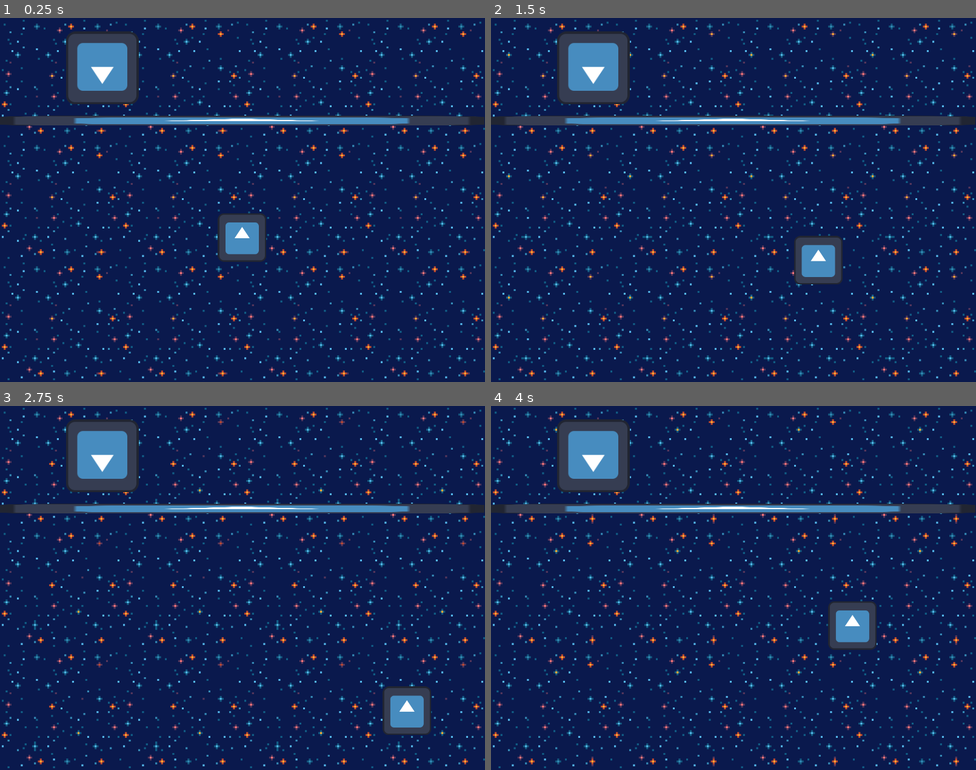
Above: before the commit, frames 1-4 (two rows, left to right).
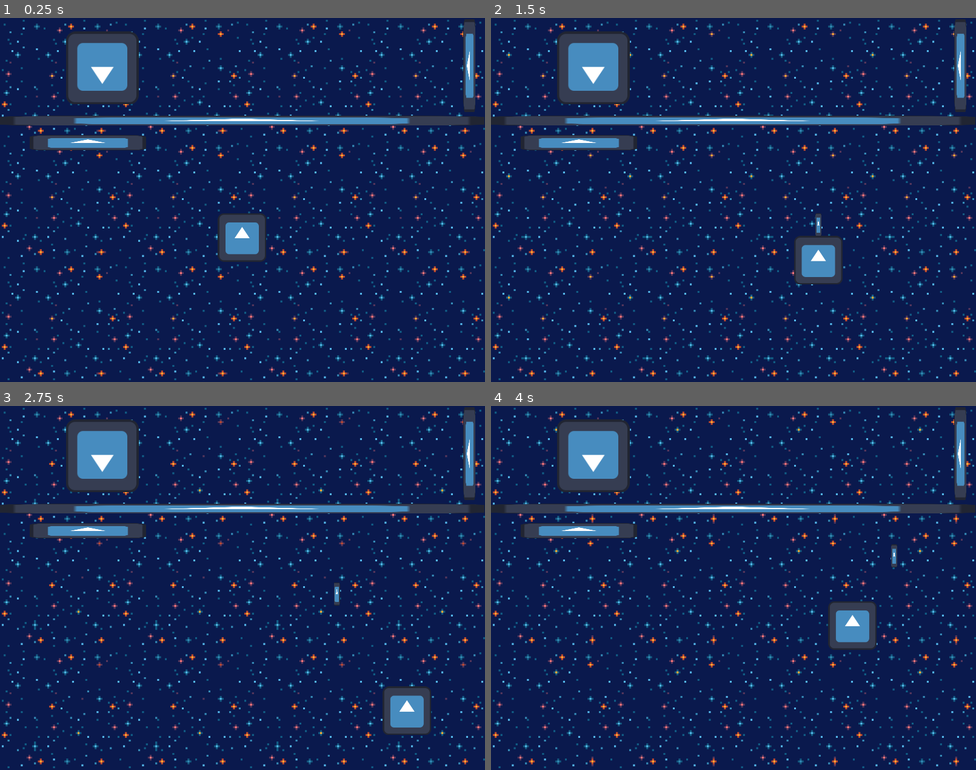
Above: after the commit, the same moments.

Repository: matito644/mafe
Game: Godot game, scene res://scenes/main.tscn
Two runs of this game, one before a commit and one after it. Both use one fixed random seed, a clock stepped at 60 frames per second and the inputs below. The engine's default icon, where the game draws it, is replaced by a stand-in: a white triangle on a blue panel in a dark square.
Inputs (mouse positions are in pixels of both pictures, inside the frame that each line leads up to):
- Up to frame 1 (0.25 s): no input
- Up to frame 2 (1.5 s): tap Enter at 0.5 s; move the mouse to (840, 181) at 0.52 s; hold Right (move_right) 0.53-1.28 s; click (840, 181) at 0.6 s; move the mouse to (636, 218) at 1.27 s; hold Down (move_down) from 1.28 s (still down); click (636, 218) at 1.35 s
- Up to frame 3 (2.75 s): move the mouse to (291, 507) at 2.02 s; release Down (move_down) at 2.03 s; hold Right (move_right) from 2.03 s (still down); click (291, 507) at 2.1 s
- Up to frame 4 (4 s): move the mouse to (709, 660) at 2.77 s; release Right (move_right) at 2.78 s; hold Up (move_up) 2.78-3.53 s; click (709, 660) at 2.85 s; move the mouse to (879, 642) at 3.52 s; hold Left (move_left) from 3.53 s (still down); click (879, 642) at 3.6 s

The runs differ from the first frame. In frame 1, 1.6% of the frame differs, in the area x 6-98%, y 0-37%; in frame 2, 1.7%; in frame 3, 1.7%; in frame 4, 1.7%, in the area x 6-98%, y 0-45%.

Commit message:
Agrega disparos

Diff:
--- a/project.godot
+++ b/project.godot
@@ -45,3 +45,8 @@
 "events": [Object(InputEventKey,"resource_local_to_scene":false,"resource_name":"","device":-1,"window_id":0,"alt_press …(182 unchanged characters)…
 ]
 }
+shoot={
+"deadzone": 0.5,
+"events": [Object(InputEventMouseButton,"resource_local_to_scene":false,"resource_name":"","device":-1,"window_id":0,"alt_pressed":false,"shift_pressed":false,"ctrl_pressed":false,"meta_pressed":false,"button_mask":0,"position":Vector2(0, 0),"global_position":Vector2(0, 0),"factor":1.0,"button_index":1,"pressed":false,"double_click":false,"script":null)
+]
+}
--- a/scenes/main.tscn
+++ b/scenes/main.tscn
@@ -1,9 +1,12 @@
-[gd_scene load_steps=8 format=3 uid="uid://cscdu078d1t7t"]
+[gd_scene load_steps=11 format=3 uid="uid://cscdu078d1t7t"]
 
 [ext_resource type="Texture2D" uid="uid://cwm6qry2uj1el" path="res://icon.svg" id="1_gkk16"]
 [ext_resource type="Texture2D" uid="uid://bavsjfk1e1qm8" path="res://assets/background/bigSimple/background.tres" id="1_kqkck"]
 [ext_resource type="PackedScene" uid="uid://d07h1lew26yi8" path="res://scenes/player.tscn" id="2_7rl2t"]
 [ext_resource type="Script" path="res://scenes/player.gd" id="3_7re07"]
+[ext_resource type="PackedScene" uid="uid://cqvytmnwnfxd0" path="res://scenes/portal.tscn" id="5_n0pip"]
+[ext_resource type="Script" path="res://scenes/portal1.gd" id="6_6ipk2"]
+[ext_resource type="Script" path="res://scenes/portal2.gd" id="7_6ofa5"]
 
 [sub_resource type="TileSetAtlasSource" id="TileSetAtlasSource_4srh1"]
 texture = ExtResource("1_kqkck")
@@ -34,15 +37,14 @@
 rotation = -3.14159
 scale = Vector2(1.5, 1.5)
 
-[node name="StaticBody2D" type="StaticBody2D" parent="."]
+[node name="Barrera" type="Area2D" parent="."]
 position = Vector2(638, 271)
 scale = Vector2(10, 0.2)
-metadata/_edit_group_ = true
 
-[node name="Sprite2D" type="Sprite2D" parent="StaticBody2D"]
+[node name="Sprite2D" type="Sprite2D" parent="Barrera"]
 texture = ExtResource("1_gkk16")
 
-[node name="CollisionShape2D" type="CollisionShape2D" parent="StaticBody2D"]
+[node name="CollisionShape2D" type="CollisionShape2D" parent="Barrera"]
 position = Vector2(0.108509, 9.15527e-05)
 scale = Vector2(6, 6)
 shape = SubResource("RectangleShape2D_jcma3")
@@ -52,3 +54,15 @@
 [node name="CollisionPolygon2D" type="CollisionPolygon2D" parent="StaticBody2D2"]
 build_mode = 1
 polygon = PackedVector2Array(1, 284, 1, 958, 1279, 959, 1280, 283)
+
+[node name="Portal 1" parent="." instance=ExtResource("5_n0pip")]
+position = Vector2(232, 329)
+script = ExtResource("6_6ipk2")
+
+[node name="Portal 2" parent="." instance=ExtResource("5_n0pip")]
+position = Vector2(1239, 126)
+rotation = -1.5708
+scale = Vector2(0.8, 0.8)
+script = ExtResource("7_6ofa5")
+
+[connection signal="portal_shoot" from="Portal 1" to="Portal 2" method="_on_portal_1_portal_shoot"]
--- a/scenes/player.gd
+++ b/scenes/player.gd
@@ -2,6 +2,8 @@
 
 
 const SPEED = 300.0
+
+const PROYECTIL = preload("res://scenes/proyectil.tscn")
 
 
 func _physics_process(delta):
@@ -18,7 +20,10 @@
 	else:
 		velocity.y = move_toward(velocity.y, 0, SPEED)
 
+	move_and_slide()
 
-
-
-	move_and_slide()
+func _process(delta):
+	if Input.is_action_just_pressed("shoot"):
+		var disparo = PROYECTIL.instantiate()
+		get_parent().add_child(disparo)
+		disparo.position = position
--- /dev/null
+++ b/scenes/portal.tscn
@@ -0,0 +1,18 @@
+[gd_scene load_steps=3 format=3 uid="uid://cqvytmnwnfxd0"]
+
+[ext_resource type="Texture2D" uid="uid://cwm6qry2uj1el" path="res://icon.svg" id="1_dc21p"]
+
+[sub_resource type="RectangleShape2D" id="RectangleShape2D_co5i4"]
+size = Vector2(238, 38)
+
+[node name="Portal" type="Area2D"]
+position = Vector2(-1, 1)
+
+[node name="CollisionShape2D" type="CollisionShape2D" parent="."]
+position = Vector2(0, 1)
+shape = SubResource("RectangleShape2D_co5i4")
+
+[node name="Sprite2D" type="Sprite2D" parent="."]
+position = Vector2(1.19209e-07, 2.38419e-07)
+scale = Vector2(2.39844, 0.3125)
+texture = ExtResource("1_dc21p")
--- /dev/null
+++ b/scenes/portal1.gd
@@ -0,0 +1,6 @@
+extends Area2D
+
+signal portal_shoot()
+
+func _on_area_entered(area):
+	emit_signal("portal_shoot")
--- /dev/null
+++ b/scenes/portal2.gd
@@ -0,0 +1,9 @@
+extends Area2D
+
+const PROYECTIL = preload("res://scenes/proyectil.tscn")
+
+func _on_portal_1_portal_shoot():
+	var disparo = PROYECTIL.instantiate()
+	get_parent().add_child(disparo)
+	disparo.position = position
+	disparo.rotation = rotation
--- /dev/null
+++ b/scenes/proyectil.gd
@@ -0,0 +1,11 @@
+extends Area2D
+
+const speed = 500
+var velocity = Vector2()
+
+func _process(delta):
+	velocity.y = -speed * delta
+	translate(velocity)
+
+func _on_area_entered(area):
+	queue_free()
--- /dev/null
+++ b/scenes/proyectil.tscn
@@ -0,0 +1,21 @@
+[gd_scene load_steps=4 format=3 uid="uid://yj6alrrjr6rg"]
+
+[ext_resource type="Script" path="res://scenes/proyectil.gd" id="1_afkmj"]
+[ext_resource type="Texture2D" uid="uid://cwm6qry2uj1el" path="res://icon.svg" id="2_ntxul"]
+
+[sub_resource type="CapsuleShape2D" id="CapsuleShape2D_cjj1j"]
+radius = 8.0
+height = 66.0
+
+[node name="Proyectil" type="Area2D"]
+script = ExtResource("1_afkmj")
+
+[node name="CollisionShape2D" type="CollisionShape2D" parent="."]
+shape = SubResource("CapsuleShape2D_cjj1j")
+
+[node name="Sprite2D" type="Sprite2D" parent="."]
+position = Vector2(-2.84217e-14, -2.38419e-07)
+scale = Vector2(0.125, 0.472656)
+texture = ExtResource("2_ntxul")
+
+[connection signal="area_entered" from="." to="." method="_on_area_entered"]
